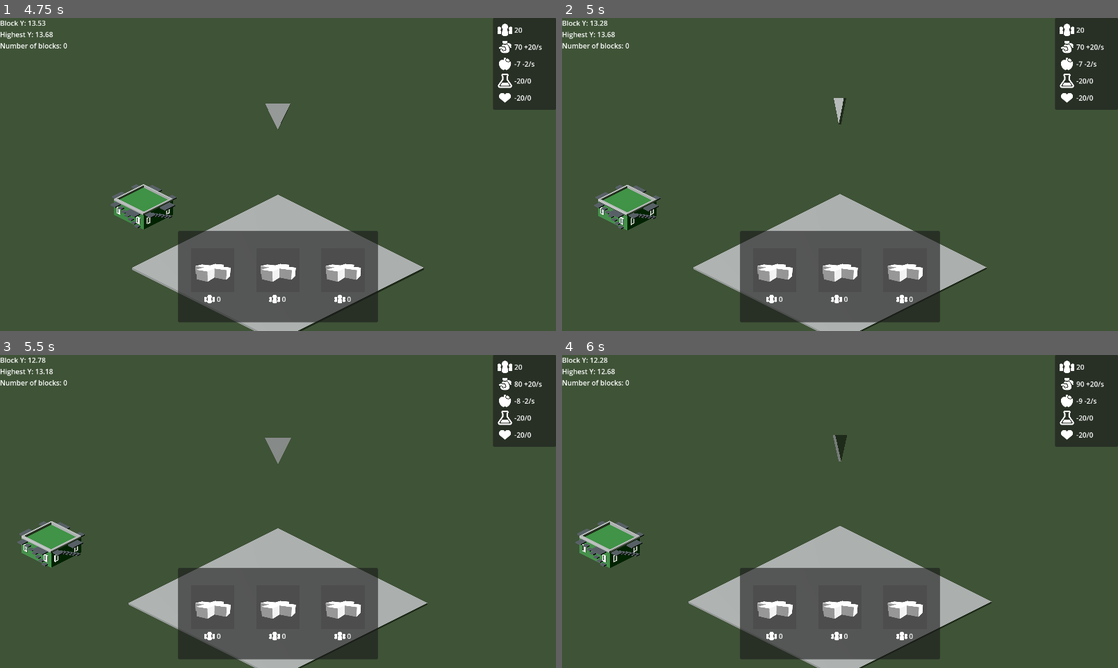
Above: before the commit, frames 1-4 (two rows, left to right).
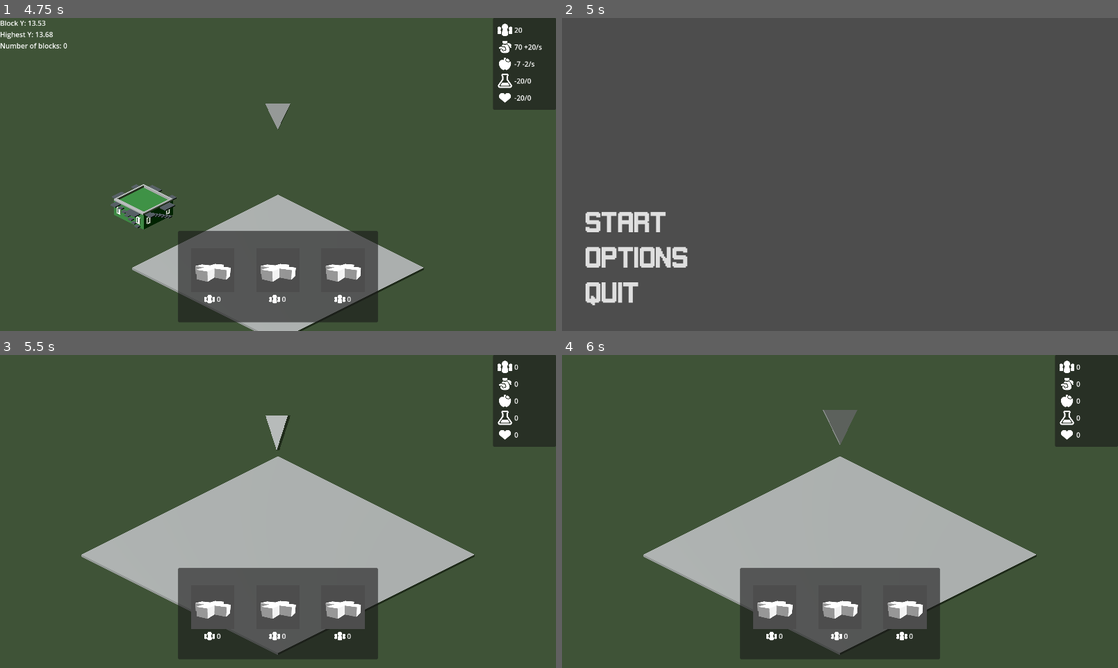
Above: after the commit, the same moments.

Repository: dream-team-reborn/godot-wild-jam-73
Game: Godot game, scene res://scenes/menu.tscn
The game is run twice, just before and just after one commit, with the same random seed, the same clock (stepped at 60 frames per second) and the same inputs. The engine's default icon, where the game draws it, is replaced by a stand-in: a white triangle on a blue panel in a dark square.
Inputs (mouse positions are in pixels of both pictures, inside the frame that each line leads up to):
- Up to frame 1 (4.75 s): click "Start" at 0.5 s; move the mouse to (400, 158) at 1.27 s; hold Right (move_right) 1.28-2 s; hold Space (confirm) 1.28-2 s; click (400, 158) at 1.42 s; drag from (166, 190) to (250, 237) at 2.02 s; move the mouse to (333, 105) at 2.77 s; hold Right (move_right) 2.78-3.5 s; hold Space (confirm) 2.78-3.5 s; drag from (250, 237) to (111, 127) at 3.52 s; move the mouse to (444, 221) at 4.27 s; hold Left (move_left) from 4.28 s (still down); hold Space (confirm) from 4.28 s (still down)
- Up to frame 2 (5 s): keep holding Left (move_left); keep holding Space (confirm); tap Escape (escape, bound only after the commit) at 4.9 s
- Up to frame 3 (5.5 s): release Left (move_left) at 5 s; release Space (confirm) at 5 s; click (94, 558) at 5 s, where only the run after the commit has a clickable "Start"
- Up to frame 4 (6 s): drag from (673, 464) to (756, 433) at 5.77 s

Frame 1 is identical in both runs. In frame 2, 12% of the frame differs, in the area x 0-100%, y 0-100%; in frame 3, 19%, in the area x 0-98%, y 0-100%; in frame 4, 19%.

Commit message:
escape to go back to main menu

Diff:
--- a/project.godot
+++ b/project.godot
@@ -69,6 +69,11 @@
 "events": [Object(InputEventKey,"resource_local_to_scene":false,"resource_name":"","device":-1,"window_id":0,"alt_press …(191 unchanged characters)…
 ]
 }
+escape={
+"deadzone": 0.5,
+"events": [Object(InputEventKey,"resource_local_to_scene":false,"resource_name":"","device":-1,"window_id":0,"alt_pressed":false,"shift_pressed":false,"ctrl_pressed":false,"meta_pressed":false,"pressed":false,"keycode":0,"physical_keycode":4194305,"key_label":0,"unicode":0,"location":0,"echo":false,"script":null)
+]
+}
 
 [layer_names]
 
--- a/scenes/game_manager.gd
+++ b/scenes/game_manager.gd
@@ -2,3 +2,10 @@
 
 enum GameState { HOME_SCREEN, UI_SELECTION, BLOCK_PLACEMENT }
 var game_state: GameState = GameState.BLOCK_PLACEMENT # TODO
+
+func _ready():
+	GlobalEventBus.connect("escape", _on_escape)
+	pass
+
+func _on_escape():
+	get_tree().change_scene_to_file("res://scenes/menu.tscn") # Replace with function body.
--- a/scenes/global_event_bus.tscn
+++ b/scenes/global_event_bus.tscn
@@ -68,3 +68,6 @@
 [node name="highest_change" type="Node" parent="."]
 script = ExtResource("2_23oks")
 params = Array[ExtResource("3_8my5v")]([SubResource("Resource_06xtu")])
+
+[node name="escape" type="Node" parent="."]
+script = ExtResource("2_23oks")
--- a/scripts/input_handler.gd
+++ b/scripts/input_handler.gd
@@ -17,3 +17,5 @@
 func _input(event: InputEvent) -> void:
 	if event.is_action_pressed("confirm"):
 		GlobalEventBus.publish("shape_selected", [])
+	elif event.is_action_pressed("escape"):
+		GlobalEventBus.publish("escape", [])
Not shown: 1 places in resources/block_2.tres that only renumber resources
